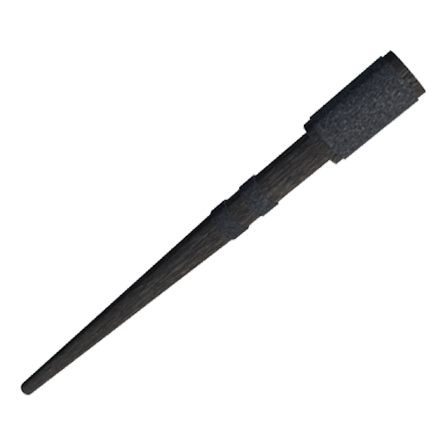
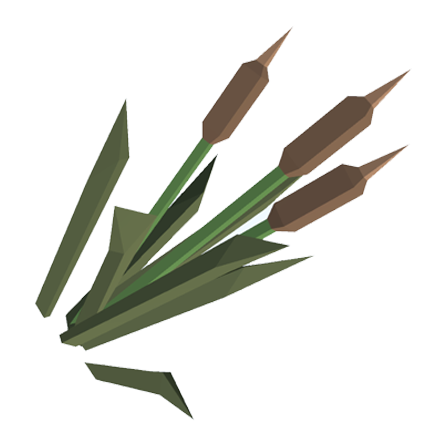
Comparing the layer stacks of the two (446, 446) images. Changes:
added layer "Layer 5" above "Layer 4" over (34, 26, 412, 421)
hid "Layer 3" over (20, 49, 427, 397)
